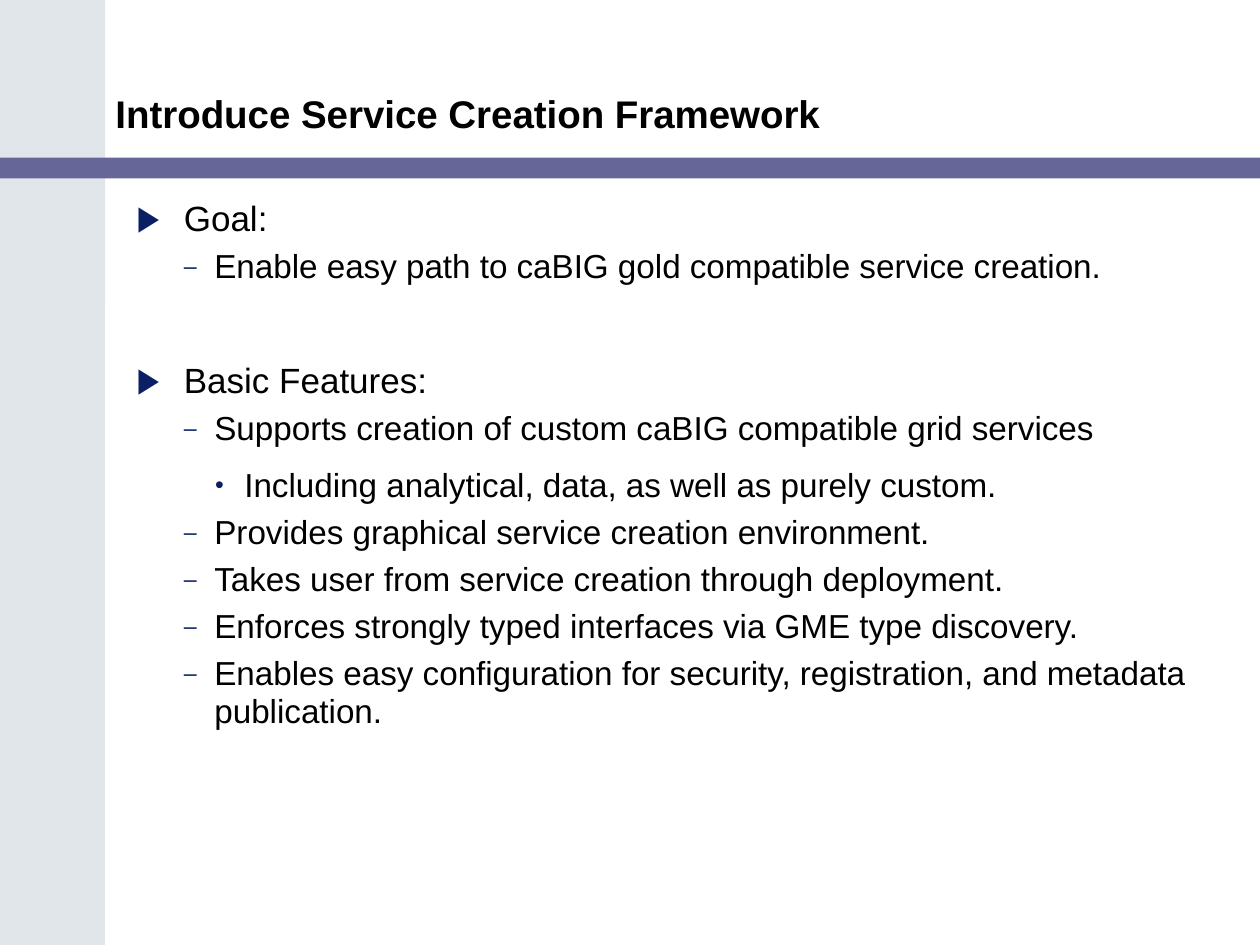
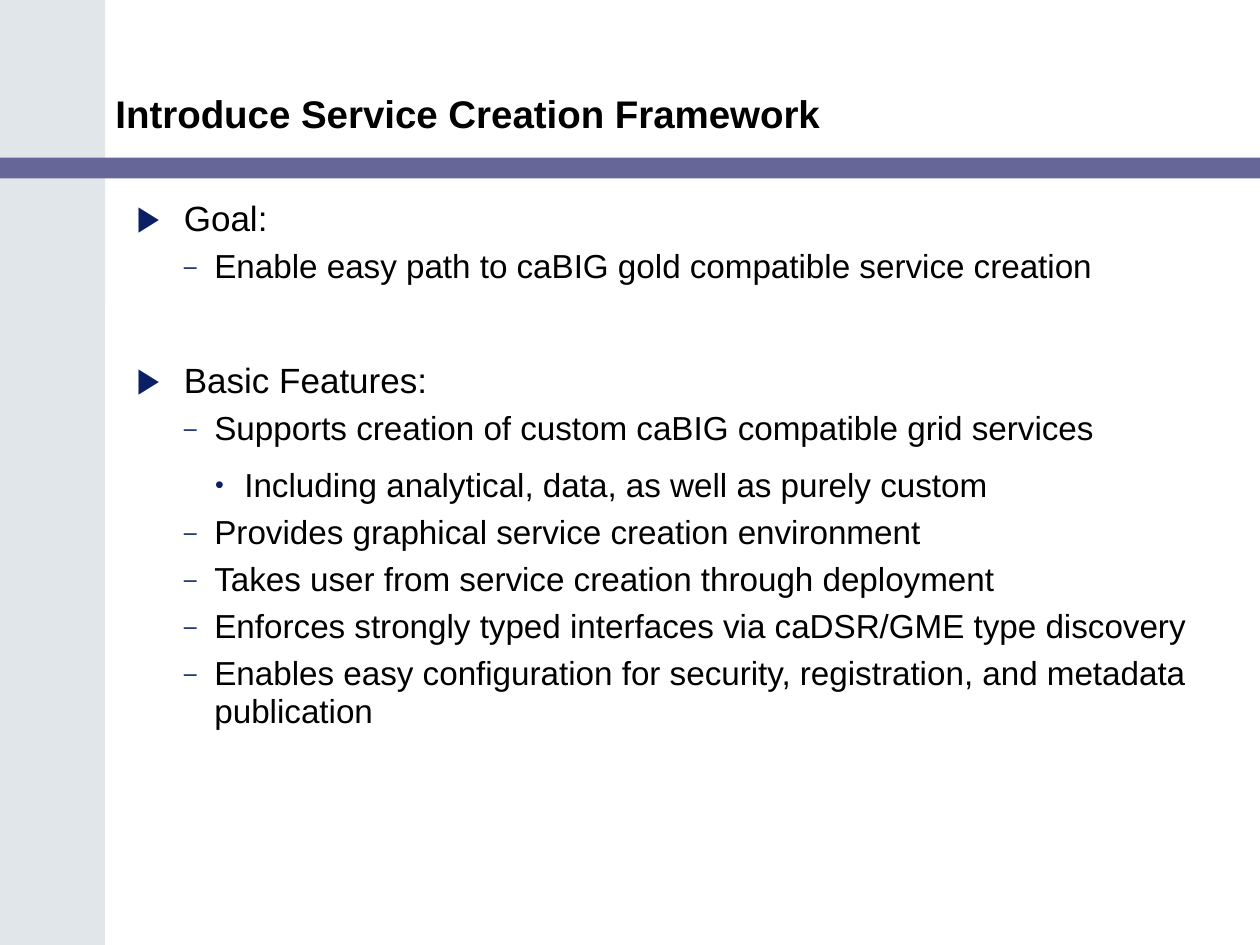
Before and after one commit to NCIP/cagrid-portal, a slide deck: slide 8 of cagrid-1-0/Documentation/presentations/200602_VCDE_ARCH/caGrid_Update_Arch_VCDE_Feb1.ppt. Drawn at 1260x945 pixels with LibreOffice and Linux fonts; fonts in the diff are those of the drawing; background and template pictures are left out. Boxes give left, top, right and bottom in pixels: in the first picture for what was removed or moved away, otherwise in the second. Text is boxed around its words. In the diff, an @@ line names an element or a change of style, - is before the commit and + after.

```diff
--- a/cagrid-1-0/Documentation/presentations/200602_VCDE_ARCH/caGrid_Update_Arch_VCDE_Feb1.ppt
+++ b/cagrid-1-0/Documentation/presentations/200602_VCDE_ARCH/caGrid_Update_Arch_VCDE_Feb1.ppt
@@ text at (214,254,1092,285): text changed @@
-  – Enable easy path to caBIG gold compatible service creation.
+  – Enable easy path to caBIG gold compatible service creation
@@ text at (214,473,1186,730): text changed @@
-    • Including analytical, data, as well as purely custom.
-  – Provides graphical service creation environment.
-  – Takes user from service creation through deployment.
-  – Enforces strongly typed interfaces via GME type discovery.
-  – Enables easy configuration for security, registration, and metadata publication.
+    • Including analytical, data, as well as purely custom
+  – Provides graphical service creation environment
+  – Takes user from service creation through deployment
+  – Enforces strongly typed interfaces via caDSR/GME type discovery
+  – Enables easy configuration for security, registration, and metadata publication
```
Also in this commit, not shown: 5 other slides changed.
